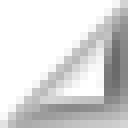
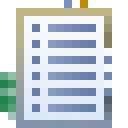
Comparing the layer stacks of the two 128 × 128 images. Changes:
added layer "Layer 7" above "mylar test" over [16,8,112,128]
added layer "test pde" above "test junit" over [0,0,128,128]
added layer "test junit" above "Layer 5" over [0,24,112,104]
hid "Layer 1", painted on it over [0,0,128,128]
